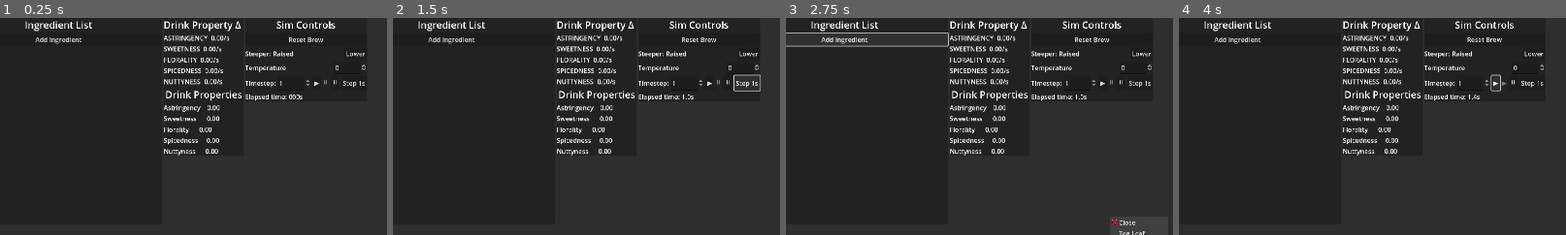
Above: before the commit, frames 1-4 (left to right).
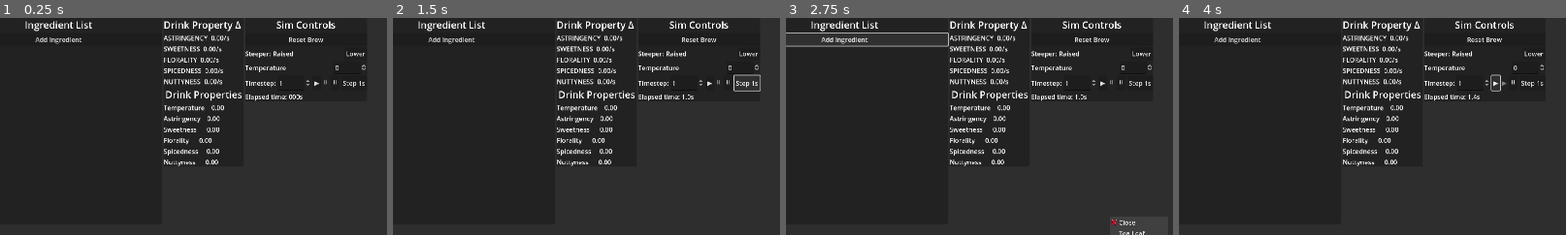
Above: after the commit, the same moments.

Repository: ThomasMcDonald904/TeaGame
Game: Godot game, scene res://scenes/Gyms/brewing_gym.tscn
Same seed, same stepped clock (60 frames per second), same inputs: the game is played once before the commit and once after it. This scene is started directly instead of the project's main scene.
Inputs:
- Up to frame 1 (0.25 s): no input
- Up to frame 2 (1.5 s): click "Reset Brew" at 0.5 s; click "Step 1s" at 1.25 s
- Up to frame 3 (2.75 s): click "Add Ingredient" at 2 s
- Up to frame 4 (4 s): click "Lower" at 2.75 s; click "▶" at 3.5 s
The pictures show only the part of the screen within x 6-56%, y 0-50%; the shares and areas given below are measured in that part.

The runs differ from the first frame. In frame 1, 1.2% of the frame differs, in the area x 42-58%, y 40-69%; in frame 2, 1.2%; in frame 3, 1.2%; in frame 4, 1.2%.

Commit message:
Addded brewing station

Diff:
--- a/globals/globals.gd
+++ b/globals/globals.gd
@@ -1,4 +1,6 @@
 extends Node
+
+signal steeper_ingredients_changed()
 
 var has_item: bool = false
 var item_held: RigidBody2D
@@ -8,5 +10,6 @@
 
 var current_guest_preferences: GuestProfile
 
+var steeper_ingredients: Array[Ingredient] = []
 #func _process(delta):
 	#print(has_item, item_held, selected_inventory_object)
--- /dev/null
+++ b/ingredients/scenes/tea_leaves.tscn
@@ -0,0 +1,21 @@
+[gd_scene load_steps=5 format=3 uid="uid://biibmap05jc1u"]
+
+[ext_resource type="Script" path="res://scripts/item.gd" id="1_psb5j"]
+[ext_resource type="Texture2D" uid="uid://b1saein6sr4eg" path="res://resources/textures/ingredient_placeholders/tealeaves_placeholder.png" id="2_7r3wd"]
+[ext_resource type="Resource" uid="uid://r1nm54f41143" path="res://ingredients/ingredient_tea_leaf.tres" id="2_jh5ad"]
+
+[sub_resource type="RectangleShape2D" id="RectangleShape2D_f5sbh"]
+size = Vector2(64, 64)
+
+[node name="TeaLeaves" type="RigidBody2D"]
+input_pickable = true
+can_sleep = false
+continuous_cd = 1
+script = ExtResource("1_psb5j")
+ingredient = ExtResource("2_jh5ad")
+
+[node name="Sprite2D" type="Sprite2D" parent="."]
+texture = ExtResource("2_7r3wd")
+
+[node name="Collider" type="CollisionShape2D" parent="."]
+shape = SubResource("RectangleShape2D_f5sbh")
--- /dev/null
+++ b/scenes/Gyms/brewing/current_drink_properties.tscn
@@ -0,0 +1,45 @@
+[gd_scene load_steps=3 format=3 uid="uid://dlnhjn2g43p4f"]
+
+[ext_resource type="Script" path="res://scenes/Gyms/current_drink_properties.gd" id="1_u7x0s"]
+
+[sub_resource type="LabelSettings" id="LabelSettings_qd0vd"]
+font_size = 24
+
+[node name="CurrentDrinkProperties" type="VBoxContainer" node_paths=PackedStringArray("temperature_value", "astringency_value", "sweetness_value", "florality_value", "spicedness_value", "nuttyness_value")]
+script = ExtResource("1_u7x0s")
+temperature_value = NodePath("TemperatureValue")
+astringency_value = NodePath("AstringencyValue")
+sweetness_value = NodePath("SweetnessValue")
+florality_value = NodePath("FloralityValue")
+spicedness_value = NodePath("SpicednessValue")
+nuttyness_value = NodePath("NuttynessValue")
+
+[node name="Header" type="Label" parent="."]
+layout_mode = 2
+text = "Drink Properties"
+label_settings = SubResource("LabelSettings_qd0vd")
+horizontal_alignment = 1
+
+[node name="TemperatureValue" type="Label" parent="."]
+layout_mode = 2
+text = "ASTRINGENCY     10.0"
+
+[node name="AstringencyValue" type="Label" parent="."]
+layout_mode = 2
+text = "ASTRINGENCY     10.0"
+
+[node name="SweetnessValue" type="Label" parent="."]
+layout_mode = 2
+text = "ASTRINGENCY     10.0"
+
+[node name="FloralityValue" type="Label" parent="."]
+layout_mode = 2
+text = "ASTRINGENCY     10.0"
+
+[node name="SpicednessValue" type="Label" parent="."]
+layout_mode = 2
+text = "ASTRINGENCY     10.0"
+
+[node name="NuttynessValue" type="Label" parent="."]
+layout_mode = 2
+text = "ASTRINGENCY     10.0"
--- a/scenes/Gyms/brewing/drink_property_delta.tscn
+++ b/scenes/Gyms/brewing/drink_property_delta.tscn
@@ -9,7 +9,7 @@
 
 [node name="PropertyName" type="Label" parent="."]
 layout_mode = 2
-text = "Drink Property"
+text = "NONE"
 
 [node name="PropertyDelta" type="Label" parent="."]
 layout_mode = 2
--- a/scenes/Gyms/brewing_gym.gd
+++ b/scenes/Gyms/brewing_gym.gd
@@ -7,7 +7,6 @@
 var available_ingredients: Array[Ingredient]
 var added_ingredients: Array[Ingredient]
 var brew_temperature: float = 0.0
-var drink_property: DrinkProperties = DrinkProperties.new()
 
 var brew: Brew = Brew.new()
 
@@ -26,16 +25,13 @@
 @export_category("Time Labels")
 @export var elapsed_time_label: Label
 @export_category("Drink Labels")
-@export var astringency_value: Label
-@export var sweetness_value: Label
-@export var florality_value: Label
-@export var spicedness_value: Label
-@export var nuttyness_value: Label
+@export var drink_properties_display: DrinkPropertiesDisplay
 @export_category("Sim Labels")
 @export var play_state: Label
 
 # Called when the node enters the scene tree for the first time.
 func _ready():
+	drink_properties_display.drink_properties = brew.drink_property
 	refresh_drink_value_display()
 
 	if ingredient_dir:
@@ -100,11 +96,7 @@
 	refresh_drink_value_display()
 
 func refresh_drink_value_display():
-	astringency_value.text = 	"Astringency   %5.2f"%brew.drink_property.astringency.value
-	sweetness_value.text = 		"Sweetness     %5.2f"%brew.drink_property.sweetness.value
-	florality_value.text = 		"Florality     %5.2f"%brew.drink_property.florality.value
-	spicedness_value.text = 	"Spicedness    %5.2f"%brew.drink_property.spicedness.value
-	nuttyness_value.text = 		"Nuttyness     %5.2f"%brew.drink_property.nuttyness.value
+	drink_properties_display.refresh_values()
 
 func refresh_property_deltas():
 	AstringencyDelta.participating_ingredient_names.clear()
@@ -150,6 +142,7 @@
 
 func _on_temperature_spin_box_value_changed(value):
 	brew.drink_property.temperature.value = value
+	drink_properties_display.refresh_values()
 	refresh_property_deltas()
 
 
@@ -174,6 +167,7 @@
 	set_sim_paused(true)
 	var temp = brew.drink_property.temperature.value
 	brew = Brew.new()
+	drink_properties_display.drink_properties = brew.drink_property
 	for ingredient in added_ingredients:
 		brew.ingredients.append(ingredient)
 	brew.drink_property.temperature.value = temp
--- a/scenes/Gyms/brewing_gym.tscn
+++ b/scenes/Gyms/brewing_gym.tscn
@@ -1,8 +1,9 @@
-[gd_scene load_steps=6 format=3 uid="uid://clqojli31qg38"]
+[gd_scene load_steps=7 format=3 uid="uid://clqojli31qg38"]
 
 [ext_resource type="Script" path="res://scenes/Gyms/brewing_gym.gd" id="1_da8yh"]
 [ext_resource type="Texture2D" uid="uid://dl14mdlwr3728" path="res://resources/textures/ui/Iconset_16x16_01_standalone.png" id="2_bmqvl"]
 [ext_resource type="PackedScene" uid="uid://cnel3annmy5md" path="res://scenes/Gyms/brewing/drink_property_delta.tscn" id="2_fcciq"]
+[ext_resource type="PackedScene" uid="uid://dlnhjn2g43p4f" path="res://scenes/Gyms/brewing/current_drink_properties.tscn" id="3_mok5p"]
 
 [sub_resource type="LabelSettings" id="LabelSettings_qd0vd"]
 font_size = 24
@@ -11,7 +12,7 @@
 atlas = ExtResource("2_bmqvl")
 region = Rect2(73, 19, 15, 15)
 
-[node name="BrewingGym" type="Control" node_paths=PackedStringArray("AstringencyDelta", "SweetnessDelta", "FloralityDelta", "SpicednessDelta", "NuttynessDelta", "elapsed_time_label", "astringency_value", "sweetness_value", "florality_value", "spicedness_value", "nuttyness_value", "play_state")]
+[node name="BrewingGym" type="Control" node_paths=PackedStringArray("AstringencyDelta", "SweetnessDelta", "FloralityDelta", "SpicednessDelta", "NuttynessDelta", "elapsed_time_label", "drink_properties_display", "play_state")]
 layout_mode = 3
 anchors_preset = 15
 anchor_right = 1.0
@@ -25,11 +26,7 @@
 SpicednessDelta = NodePath("PanelContainer/HBoxContainer/PanelContainer/VBoxContainer/DrinkPropertyDeltas/SpicednessDelta")
 NuttynessDelta = NodePath("PanelContainer/HBoxContainer/PanelContainer/VBoxContainer/DrinkPropertyDeltas/NuttynessDelta")
 elapsed_time_label = NodePath("PanelContainer/HBoxContainer/SimControls/VBoxContainer/ElapsedTimeLabel")
-astringency_value = NodePath("PanelContainer/HBoxContainer/PanelContainer/VBoxContainer/CurrentDrinkProperties/AstringencyValue")
-sweetness_value = NodePath("PanelContainer/HBoxContainer/PanelContainer/VBoxContainer/CurrentDrinkProperties/SweetnessValue")
-florality_value = NodePath("PanelContainer/HBoxContainer/PanelContainer/VBoxContainer/CurrentDrinkProperties/FloralityValue")
-spicedness_value = NodePath("PanelContainer/HBoxContainer/PanelContainer/VBoxContainer/CurrentDrinkProperties/SpicednessValue")
-nuttyness_value = NodePath("PanelContainer/HBoxContainer/PanelContainer/VBoxContainer/CurrentDrinkProperties/NuttynessValue")
+drink_properties_display = NodePath("PanelContainer/HBoxContainer/PanelContainer/VBoxContainer/CurrentDrinkProperties")
 play_state = NodePath("PanelContainer/HBoxContainer/SimControls/VBoxContainer/SimTimestep/PlayState")
 
 [node name="PanelContainer" type="PanelContainer" parent="."]
@@ -105,34 +102,8 @@
 layout_mode = 2
 property_type = 5
 
-[node name="CurrentDrinkProperties" type="VBoxContainer" parent="PanelContainer/HBoxContainer/PanelContainer/VBoxContainer"]
-layout_mode = 2
-
-[node name="Header" type="Label" parent="PanelContainer/HBoxContainer/PanelContainer/VBoxContainer/CurrentDrinkProperties"]
-layout_mode = 2
-text = "Drink Properties"
-label_settings = SubResource("LabelSettings_qd0vd")
-horizontal_alignment = 1
-
-[node name="AstringencyValue" type="Label" parent="PanelContainer/HBoxContainer/PanelContainer/VBoxContainer/CurrentDrinkProperties"]
-layout_mode = 2
-text = "ASTRINGENCY     10.0"
-
-[node name="SweetnessValue" type="Label" parent="PanelContainer/HBoxContainer/PanelContainer/VBoxContainer/CurrentDrinkProperties"]
-layout_mode = 2
-text = "ASTRINGENCY     10.0"
-
-[node name="FloralityValue" type="Label" parent="PanelContainer/HBoxContainer/PanelContainer/VBoxContainer/CurrentDrinkProperties"]
-layout_mode = 2
-text = "ASTRINGENCY     10.0"
-
-[node name="SpicednessValue" type="Label" parent="PanelContainer/HBoxContainer/PanelContainer/VBoxContainer/CurrentDrinkProperties"]
-layout_mode = 2
-text = "ASTRINGENCY     10.0"
-
-[node name="NuttynessValue" type="Label" parent="PanelContainer/HBoxContainer/PanelContainer/VBoxContainer/CurrentDrinkProperties"]
-layout_mode = 2
-text = "ASTRINGENCY     10.0"
+[node name="CurrentDrinkProperties" parent="PanelContainer/HBoxContainer/PanelContainer/VBoxContainer" instance=ExtResource("3_mok5p")]
+layout_mode = 2
 
 [node name="SimControls" type="PanelContainer" parent="PanelContainer/HBoxContainer"]
 layout_mode = 2
--- /dev/null
+++ b/scenes/Gyms/current_drink_properties.gd
@@ -0,0 +1,23 @@
+class_name DrinkPropertiesDisplay extends VBoxContainer
+
+var drink_properties: DrinkProperties
+
+@export var temperature_value: Label
+@export var astringency_value: Label
+@export var sweetness_value: Label
+@export var florality_value: Label
+@export var spicedness_value: Label
+@export var nuttyness_value: Label
+
+# Called when the node enters the scene tree for the first time.
+func _ready():
+	pass # Replace with function body.
+
+func refresh_values():
+	if drink_properties != null:
+		temperature_value.text = 	"Temperature   %5.2f"%drink_properties.temperature.value
+		astringency_value.text = 	"Astringency   %5.2f"%drink_properties.astringency.value
+		sweetness_value.text = 		"Sweetness     %5.2f"%drink_properties.sweetness.value
+		florality_value.text = 		"Florality     %5.2f"%drink_properties.florality.value
+		spicedness_value.text = 	"Spicedness    %5.2f"%drink_properties.spicedness.value
+		nuttyness_value.text = 		"Nuttyness     %5.2f"%drink_properties.nuttyness.value
--- /dev/null
+++ b/scenes/brewdio.gd
@@ -0,0 +1,19 @@
+extends Node2D
+
+@export var steeper: OpenContainer
+
+# Called when the node enters the scene tree for the first time.
+func _ready():
+	pass # Replace with function body.
+
+
+# Called every frame. 'delta' is the elapsed time since the previous frame.
+func _process(delta):
+	pass
+
+func populate_global_steeper_ingredients():
+	for item in steeper.inventory:
+		if (item as Item).ingredient != null:
+			Globals.steeper_ingredients.clear()
+			Globals.steeper_ingredients.append((item as Item).ingredient)
+	Globals.steeper_ingredients_changed.emit()
--- a/scenes/brewdio.tscn
+++ b/scenes/brewdio.tscn
@@ -1,31 +1,43 @@
-[gd_scene load_steps=9 format=3 uid="uid://dfj5qs1trsk3u"]
+[gd_scene load_steps=13 format=3 uid="uid://dfj5qs1trsk3u"]
 
 [ext_resource type="PackedScene" uid="uid://daxef2qwixq63" path="res://scenes/pouch.tscn" id="1_iglth"]
-[ext_resource type="PackedScene" uid="uid://cqj20i4jjlahs" path="res://scenes/small_item_test.tscn" id="2_a81ip"]
-[ext_resource type="PackedScene" uid="uid://dekma8cr3soal" path="res://scenes/pouch_collider.tscn" id="2_o5jyf"]
-[ext_resource type="PackedScene" uid="uid://bxerj6aljo4e6" path="res://scenes/big_item_test.tscn" id="3_gpvku"]
-[ext_resource type="PackedScene" uid="uid://dhry6dqj0uowj" path="res://scenes/sac.tscn" id="5_787md"]
-[ext_resource type="PackedScene" uid="uid://u8celftcneat" path="res://scenes/sac_collider.tscn" id="6_1ggev"]
-[ext_resource type="PackedScene" uid="uid://chxldhtdacvuf" path="res://scenes/steeper.tscn" id="7_bwegx"]
-[ext_resource type="PackedScene" uid="uid://bi8y3yd2yvrpd" path="res://scenes/steeper_collider.tscn" id="8_ni6wm"]
+[ext_resource type="Script" path="res://scenes/brewdio.gd" id="1_jjlxy"]
+[ext_resource type="PackedScene" path="res://scenes/pouch_collider.tscn" id="2_o5jyf"]
+[ext_resource type="PackedScene" path="res://scenes/sac.tscn" id="5_787md"]
+[ext_resource type="PackedScene" uid="uid://biibmap05jc1u" path="res://ingredients/scenes/tea_leaves.tscn" id="5_p3xmn"]
+[ext_resource type="PackedScene" path="res://scenes/sac_collider.tscn" id="6_1ggev"]
+[ext_resource type="PackedScene" uid="uid://jonxfsnapi7a" path="res://scenes/steeper.tscn" id="7_bwegx"]
+[ext_resource type="PackedScene" path="res://scenes/steeper_collider.tscn" id="8_ni6wm"]
+[ext_resource type="Script" path="res://scripts/container_filler.gd" id="10_lkrdo"]
+[ext_resource type="PackedScene" uid="uid://bxujt5bxts4kk" path="res://scenes/brewing_station.tscn" id="10_vs02r"]
+[ext_resource type="Script" path="res://scripts/container_fill_request.gd" id="11_q866y"]
 
-[node name="Brewdio" type="Node2D"]
+[sub_resource type="Resource" id="Resource_6sdtl"]
+script = ExtResource("11_q866y")
+item_to_add = ExtResource("5_p3xmn")
+item_count = 6
+
+[node name="Brewdio" type="Node2D" node_paths=PackedStringArray("steeper")]
 texture_filter = 1
+script = ExtResource("1_jjlxy")
+steeper = NodePath("Steeper")
 
 [node name="Pouch" parent="." node_paths=PackedStringArray("collider") instance=ExtResource("1_iglth")]
 position = Vector2(1482, 151)
 collider = NodePath("../PouchCollider")
-starting_items = Array[PackedScene]([ExtResource("2_a81ip"), ExtResource("3_gpvku")])
 
 [node name="Pouch2" parent="." node_paths=PackedStringArray("collider") instance=ExtResource("1_iglth")]
 position = Vector2(1486, 357)
 collider = NodePath("../PouchCollider")
-starting_items = Array[PackedScene]([ExtResource("3_gpvku")])
 
 [node name="Sac" parent="." node_paths=PackedStringArray("collider") instance=ExtResource("5_787md")]
 position = Vector2(1512, 646)
 collider = NodePath("../SacCollider")
-starting_items = Array[PackedScene]([ExtResource("2_a81ip")])
+
+[node name="ContainerFiller" type="Node" parent="Sac" node_paths=PackedStringArray("target_container")]
+script = ExtResource("10_lkrdo")
+container_fill_requests = Array[ExtResource("11_q866y")]([SubResource("Resource_6sdtl")])
+target_container = NodePath("..")
 
 [node name="Steeper" parent="." node_paths=PackedStringArray("collider") instance=ExtResource("7_bwegx")]
 position = Vector2(953, 1001)
@@ -36,3 +48,21 @@
 [node name="SacCollider" parent="." instance=ExtResource("6_1ggev")]
 
 [node name="SteeperCollider" parent="." instance=ExtResource("8_ni6wm")]
+
+[node name="BrewingStation" parent="." instance=ExtResource("10_vs02r")]
+position = Vector2(252, 483)
+scale = Vector2(3, 3)
+
+[node name="Control" type="Control" parent="."]
+layout_mode = 3
+anchors_preset = 0
+offset_right = 40.0
+offset_bottom = 40.0
+
+[node name="Button" type="Button" parent="Control"]
+layout_mode = 0
+offset_right = 8.0
+offset_bottom = 8.0
+text = "Transfer to global steeper"
+
+[connection signal="pressed" from="Control/Button" to="." method="populate_global_steeper_ingredients"]
--- /dev/null
+++ b/scenes/brewing_station.tscn
@@ -0,0 +1,120 @@
+[gd_scene load_steps=13 format=3 uid="uid://bxujt5bxts4kk"]
+
+[ext_resource type="Script" path="res://scripts/brewing_station.gd" id="1_8j72v"]
+[ext_resource type="Texture2D" uid="uid://yy5pn2ynm8pq" path="res://resources/textures/Brewer/brew_steeper.png" id="1_hih0o"]
+[ext_resource type="Texture2D" uid="uid://buua51nhw2koc" path="res://resources/textures/Brewer/pot_front.png" id="2_7b7dc"]
+[ext_resource type="Texture2D" uid="uid://b3t7ljcculao5" path="res://resources/textures/Brewer/pot_back.png" id="3_quahl"]
+[ext_resource type="Texture2D" uid="uid://40tasfw1epto" path="res://resources/textures/Brewer/burner_front.png" id="4_08287"]
+[ext_resource type="Texture2D" uid="uid://n1iyqbeqf7xf" path="res://resources/textures/Brewer/burner_back.png" id="5_akvnt"]
+[ext_resource type="PackedScene" uid="uid://dlnhjn2g43p4f" path="res://scenes/Gyms/brewing/current_drink_properties.tscn" id="7_7bda6"]
+[ext_resource type="Texture2D" uid="uid://dl14mdlwr3728" path="res://resources/textures/ui/Iconset_16x16_01_standalone.png" id="8_k5mml"]
+
+[sub_resource type="Curve2D" id="Curve2D_58lhx"]
+_data = {
+"points": PackedVector2Array(0, 0, 0, 0, 0, -90, 0, 0, 0, 0, 0, -30)
+}
+point_count = 2
+
+[sub_resource type="CircleShape2D" id="CircleShape2D_x38mc"]
+radius = 31.0644
+
+[sub_resource type="RectangleShape2D" id="RectangleShape2D_332vi"]
+size = Vector2(76, 35)
+
+[sub_resource type="AtlasTexture" id="AtlasTexture_0ekv4"]
+atlas = ExtResource("8_k5mml")
+region = Rect2(1, 1, 16, 16)
+
+[node name="BrewingStation" type="Node2D" node_paths=PackedStringArray("steeper_path_follow", "debug_drink_properties_display")]
+texture_filter = 1
+script = ExtResource("1_8j72v")
+steeper_path_follow = NodePath("Path2D/PathFollow2D")
+debug_drink_properties_display = NodePath("Control/CurrentDrinkProperties")
+
+[node name="Path2D" type="Path2D" parent="."]
+curve = SubResource("Curve2D_58lhx")
+
+[node name="PathFollow2D" type="PathFollow2D" parent="Path2D"]
+position = Vector2(0, -90)
+rotation = 1.5708
+rotates = false
+
+[node name="SteeperSprite" type="Sprite2D" parent="Path2D/PathFollow2D"]
+rotation = -1.5708
+texture = ExtResource("1_hih0o")
+
+[node name="Area2D" type="Area2D" parent="Path2D/PathFollow2D/SteeperSprite"]
+
+[node name="CollisionShape2D" type="CollisionShape2D" parent="Path2D/PathFollow2D/SteeperSprite/Area2D"]
+shape = SubResource("CircleShape2D_x38mc")
+
+[node name="CollisionShape2D2" type="CollisionShape2D" parent="Path2D/PathFollow2D/SteeperSprite/Area2D"]
+position = Vector2(0, -10.5)
+shape = SubResource("RectangleShape2D_332vi")
+
+[node name="PotFront" type="Sprite2D" parent="."]
+texture = ExtResource("2_7b7dc")
+
+[node name="PotBack" type="Sprite2D" parent="PotFront"]
+z_index = -10
+position = Vector2(0, -44)
+texture = ExtResource("3_quahl")
+
+[node name="BurnerFront" type="Sprite2D" parent="."]
+position = Vector2(-1, 47)
+texture = ExtResource("4_08287")
+
+[node name="BurnerBack" type="Sprite2D" parent="BurnerFront"]
+z_index = -10
+position = Vector2(1.25, -7)
+scale = Vector2(1.02143, 1)
+texture = ExtResource("5_akvnt")
+
+[node name="Control" type="Control" parent="."]
+layout_mode = 3
+anchors_preset = 0
+offset_right = 40.0
+offset_bottom = 40.0
+
+[node name="CurrentDrinkProperties" parent="Control" instance=ExtResource("7_7bda6")]
+visible = false
+layout_mode = 0
+offset_left = 64.0
+offset_top = -120.0
+offset_right = 255.0
+offset_bottom = 49.0
+
+[node name="TemperatureSlider" type="HSlider" parent="Control"]
+layout_mode = 0
+offset_left = -73.0
+offset_top = 56.0
+offset_right = 86.0
+offset_bottom = 107.0
+max_value = 10.0
+step = 0.1
+
+[node name="BrewingStateLabel" type="Label" parent="Control"]
+visible = false
+layout_mode = 0
+offset_left = -83.0
+offset_top = -161.0
+offset_right = -19.0
+offset_bottom = -138.0
+text = "Brewing
+"
+
+[node name="Button" type="Button" parent="Control"]
+layout_mode = 0
+offset_left = 40.0
+offset_top = -115.0
+offset_right = 64.0
+offset_bottom = -91.0
+toggle_mode = true
+icon = SubResource("AtlasTexture_0ekv4")
+
+[connection signal="brew_changed" from="." to="Control/CurrentDrinkProperties" method="refresh_values"]
+[connection signal="steeper_lowered" from="." to="Control/BrewingStateLabel" method="set_visible" binds= [true]]
+[connection signal="steeper_raised" from="." to="Control/BrewingStateLabel" method="set_visible" binds= [false]]
+[connection signal="input_event" from="Path2D/PathFollow2D/SteeperSprite/Area2D" to="." method="_on_steeper_area_2d_input_event"]
+[connection signal="value_changed" from="Control/TemperatureSlider" to="." method="_on_burner_value_changed"]
+[connection signal="toggled" from="Control/Button" to="." method="_on_debug_display_toggled"]
--- /dev/null
+++ b/scripts/brewing_station.gd
@@ -0,0 +1,79 @@
+extends Node2D
+
+signal brew_changed()
+signal steeper_lowered()
+signal steeper_raised()
+
+var is_dragging_steeper: bool = false
+var drag_start_y: int = 0
+@export_category("Steeping")
+@export var steeper_path_follow: PathFollow2D
+@export var ratio_when_ingredients_added: float = 0.9
+@export var debug_drink_properties_display: DrinkPropertiesDisplay
+
+var is_steeper_lowered: bool = false
+var burner_value: float = 0
+var ingredients_in_steeper: Array[Ingredient] = []
+var brew: Brew = Brew.new()
+
+# Called when the node enters the scene tree for the first time.
+func _ready():
+	debug_drink_properties_display.drink_properties = brew.drink_property
+	debug_drink_properties_display.refresh_values()
+	Globals.steeper_ingredients_changed.connect(fill_ingredients_in_steeper)
+
+# Called every frame. 'delta' is the elapsed time since the previous frame.
+func _process(delta):
+	if is_steeper_lowered:
+		brew.tick(delta)
+		brew_changed.emit()
+
+func fill_ingredients_in_steeper():
+	ingredients_in_steeper.clear()
+	for ingredient in Globals.steeper_ingredients:
+		ingredients_in_steeper.append(ingredient)
+
+func _on_steeper_area_2d_input_event(_viewport, event: InputEvent, _shape_idx):
+	if event is InputEventMouseButton:
+		if (event as InputEventMouseButton).pressed && !is_dragging_steeper:
+			drag_start_y = get_viewport().get_mouse_position().y
+			is_dragging_steeper = true
+		elif is_dragging_steeper && !(event as InputEventMouseButton).pressed:
+			is_dragging_steeper = false
+
+func _input(event: InputEvent):
+	# Mouse in viewport coordinates.
+	if event is InputEventMouseButton:
+		print("Mouse Click/Unclick at: ", event.position)
+		if is_dragging_steeper && !(event as InputEventMouseButton).pressed:
+			is_dragging_steeper = false
+	elif event is InputEventMouseMotion:
+		print("Mouse Motion at: ", event.relative)
+		if is_dragging_steeper:
+			steeper_path_follow.progress_ratio = clamp(event.relative.y/100.0 + steeper_path_follow.progress_ratio, 0, 1)
+			if steeper_path_follow.progress_ratio >= ratio_when_ingredients_added:
+				on_steeper_lowered()
+			elif steeper_path_follow.progress_ratio < ratio_when_ingredients_added:
+				on_steeper_raised()
+
+func on_steeper_lowered():
+	is_steeper_lowered = true
+	for ingredient in ingredients_in_steeper:
+		brew.ingredients.append(ingredient)
+		brew_changed.emit()
+	steeper_lowered.emit()
+
+func on_steeper_raised():
+	is_steeper_lowered = false
+	brew.ingredients.clear()
+	brew_changed.emit()
+	steeper_raised.emit()
+
+func _on_burner_value_changed(value):
+	burner_value = value
+	brew.drink_property.temperature.value = burner_value
+	brew_changed.emit()
+
+
+func _on_debug_display_toggled(toggled_on):
+	debug_drink_properties_display.visible = toggled_on
--- a/scripts/container.gd
+++ b/scripts/container.gd
@@ -61,6 +61,7 @@
 		chosen_item.call_deferred("reparent", get_tree().current_scene)
 		chosen_item.get_node("Collider").set_deferred("disabled", false)
 	collider.get_node("Collider").set_deferred("disabled", true)
+
 func mouse_enter_container():
 	is_mouse_on_container = true
 
--- /dev/null
+++ b/scripts/container_fill_request.gd
@@ -0,0 +1,4 @@
+class_name ContainerFillRequest extends Resource
+
+@export var item_to_add: PackedScene
+@export var item_count: int
--- /dev/null
+++ b/scripts/container_filler.gd
@@ -0,0 +1,14 @@
+extends Node
+
+@export var container_fill_requests: Array[ContainerFillRequest]
+@export var target_container: ItemContainer
+# Called when the node enters the scene tree for the first time.
+func _ready():
+	for request in container_fill_requests:
+		for n in request.item_count:
+			var item = request.item_to_add.instantiate()
+			target_container.inventory.append(item)
+
+# Called every frame. 'delta' is the elapsed time since the previous frame.
+func _process(_delta):
+	pass
--- a/scripts/item.gd
+++ b/scripts/item.gd
@@ -1,7 +1,10 @@
+class_name Item
 extends RigidBody2D
 
 var follow_mouse: bool = false
 @export var in_open_container: bool = false
+@export var ingredient: Ingredient
+
 
 func _ready():
 	input_event.connect(_on_input_event, 3)
@@ -18,6 +21,7 @@
 			Globals.selected_inventory_object = null
 			get_parent().call_deferred("remove_child", self)
 		else:
+
 			$Collider.set_deferred("disabled", false)
 			follow_mouse = false
 			Globals.selected_inventory_object = null
Binary file added: resources/textures/Brewer/brew_steeper.aseprite
Binary file added: resources/textures/Brewer/brew_steeper.png
Not shown, added: resources/textures/Brewer/brew_steeper.png.import
Binary file added: resources/textures/Brewer/burner_back.aseprite
Binary file added: resources/textures/Brewer/burner_back.png
Not shown, added: resources/textures/Brewer/burner_back.png.import
Binary file added: resources/textures/Brewer/burner_front.aseprite
Binary file added: resources/textures/Brewer/burner_front.png
Not shown, added: resources/textures/Brewer/burner_front.png.import
Binary file added: resources/textures/Brewer/pot_back.aseprite
Binary file added: resources/textures/Brewer/pot_back.png
Not shown, added: resources/textures/Brewer/pot_back.png.import
(and 7 more such lines)
